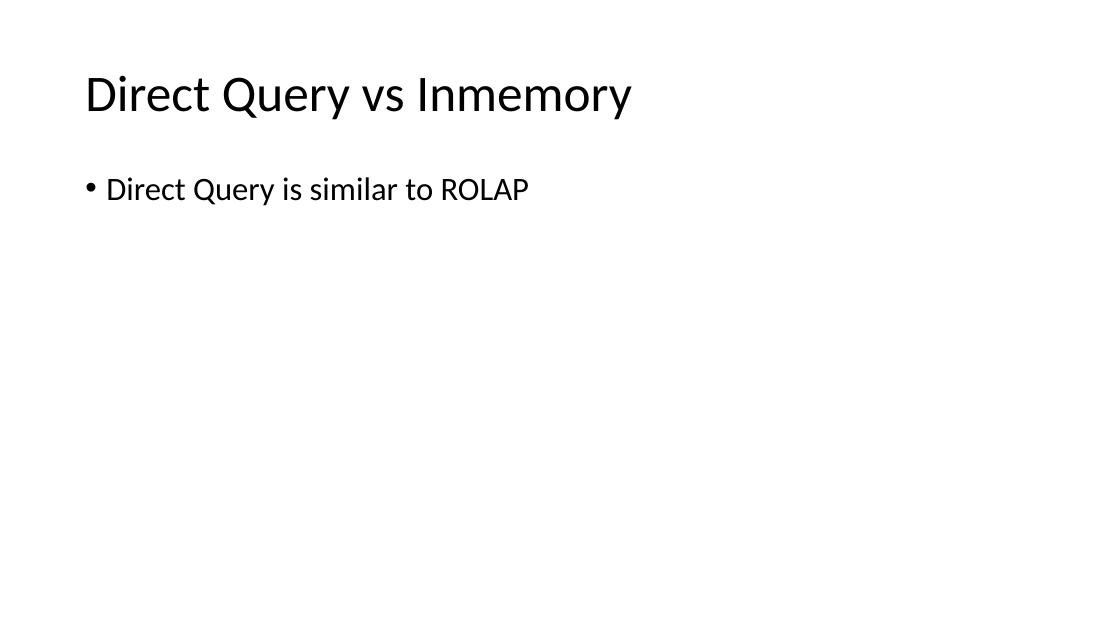
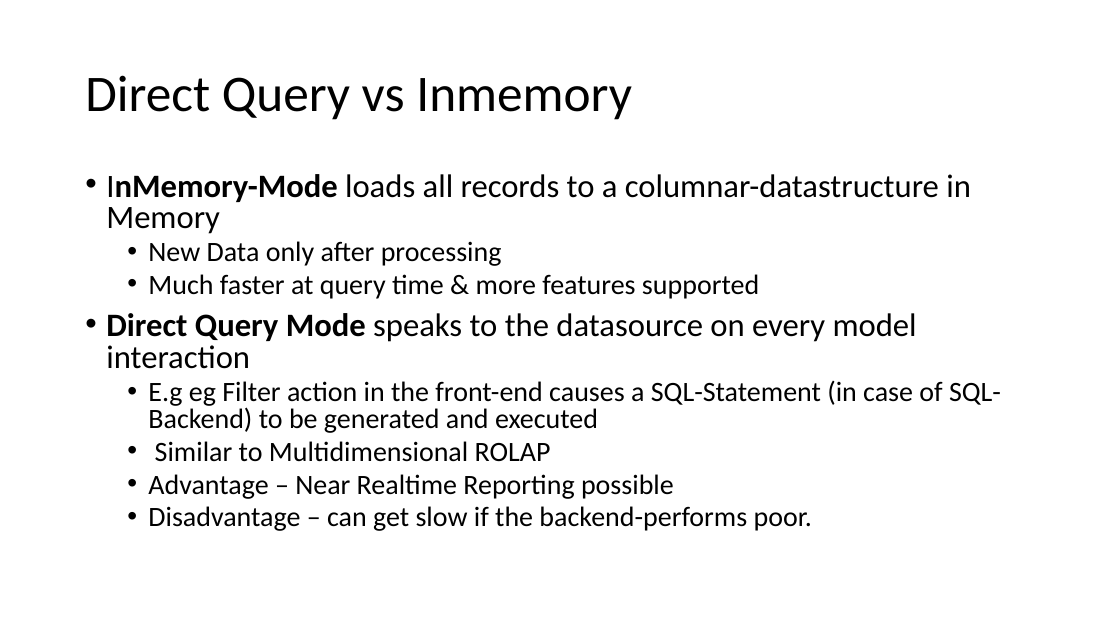
Before and after one commit to LukasSteindl/tabularmodelforfinance, a slide deck: slide 21 of Slides.pptx (slide 19 before the commit). Drawn at 1120x630 pixels with LibreOffice and Linux fonts; fonts in the diff are those of the drawing. Boxes give left, top, right and bottom in pixels: in the first picture for what was removed or moved away, otherwise in the second. Text is boxed around its words. In the diff, an @@ line names an element or a change of style, - is before the commit and + after.

Commit message:
added row level security für sql side and slides to for inmemory and direct query

```diff
--- a/Slides.pptx
+++ b/Slides.pptx
@@ text at (x1=106, y1=174, x2=1001, y2=531): text changed; size 28 to 24 pt @@
-• Direct Query is similar to ROLAP
+• InMemory-Mode loads all records to a columnar-datastructure in Memory
+  • New Data only after processing
+  • Much faster at query time & more features supported
+• Direct Query Mode speaks to the datasource on every model interaction
+  • E.g eg Filter action in the front-end causes a SQL-Statement (in case of SQL-Backend) to be generated and executed
+  • Similar to Multidimensional ROLAP
+  • Advantage – Near Realtime Reporting possible
+  • Disadvantage – can get slow if the backend-performs poor.
```
Also in this commit, not shown: 3 other slides changed, 3 slides added, 2 slides removed, 1 other file.
